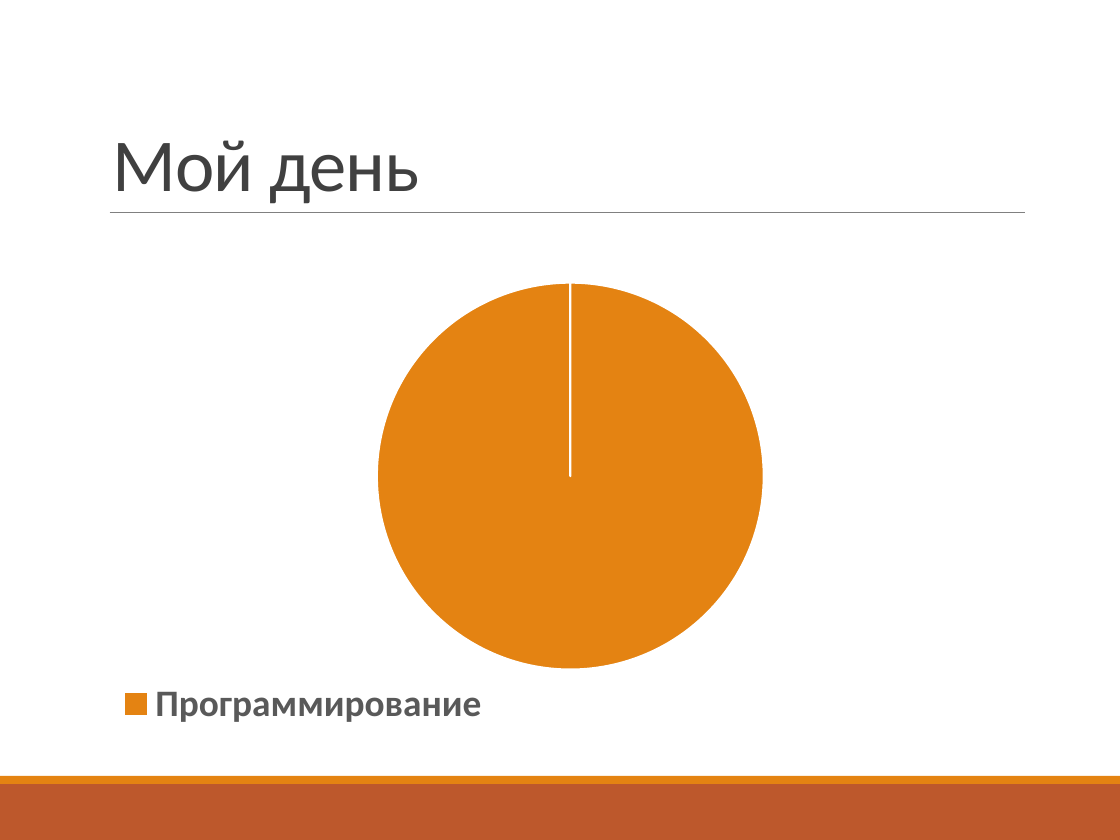
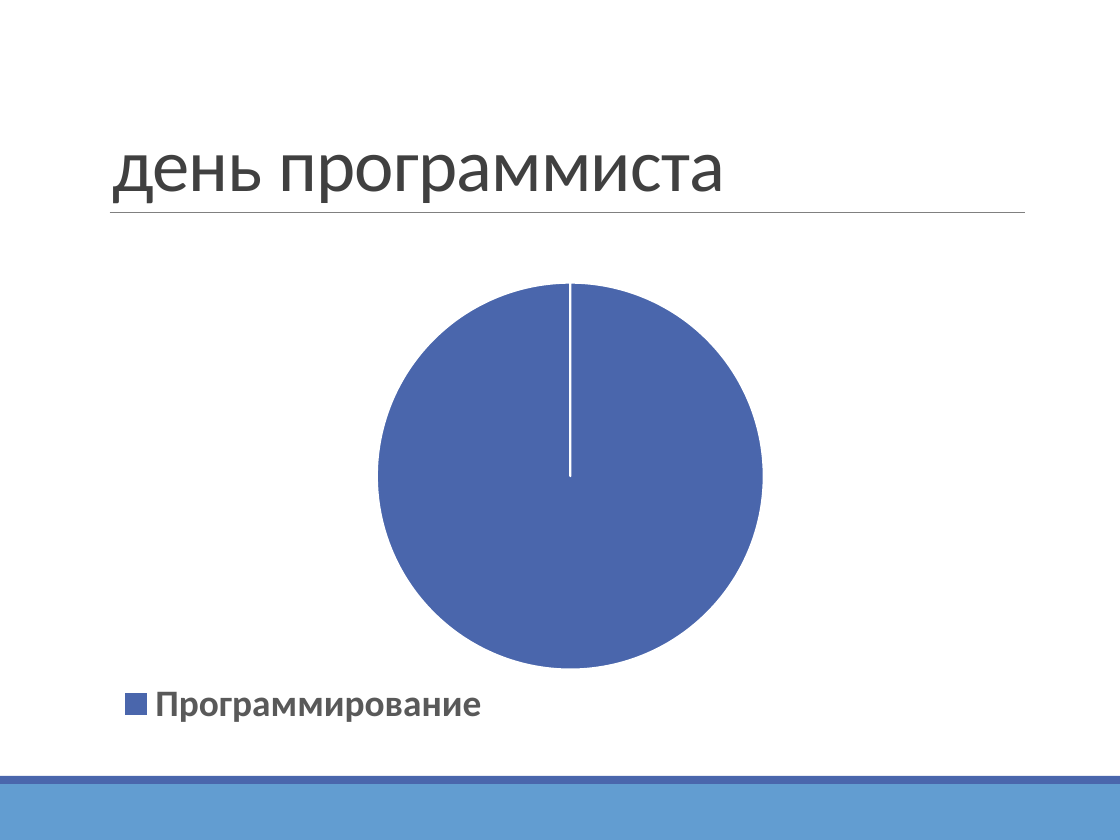
Before and after one commit to vitali-kviatkouski/personal, a slide deck: slide 7 of epamkids/EPAMKids.pptx (slide 9 before the commit). Drawn at 1120x840 pixels with LibreOffice and Linux fonts; fonts in the diff are those of the drawing. Boxes give left, top, right and bottom in pixels: in the first picture for what was removed or moved away, otherwise in the second. Text is boxed around its words. In the diff, an @@ line names an element or a change of style, - is before the commit and + after.

```diff
--- a/epamkids/EPAMKids.pptx
+++ b/epamkids/EPAMKids.pptx
@@ title at (112,154,725,204): text changed @@
-Мой день
+день программиста
@@ pie chart at (77,194,1063,754) @@
@@ colours of single points changed @@
@@ rectangle at (0,776,1120,784): fill #E48312 to #4A66AC @@
@@ rectangle at (0,784,1120,840): fill #BD582C to #629DD1 @@
```
Also in this commit, not shown: 20 other slides changed, 3 slides added, 6 slides removed.
